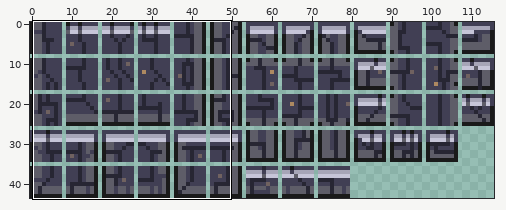
Sprite sheet -- Sources/Modules/Yggdrasil/YggdrasilTown/Tiles/TownSteelBrick.png. Above: a wide view before the commit, with the close-up outlined.
Close-up. The starting point:
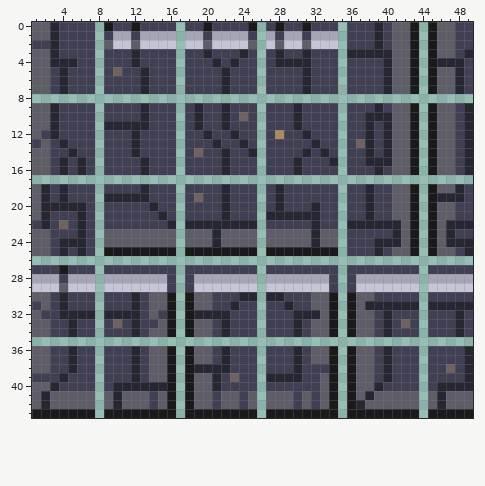
The file is 232x88 pixels, drawn in blocks of 2x2; one block is one cell here. Shown: x 1..49, y 0..43.
Once edited:
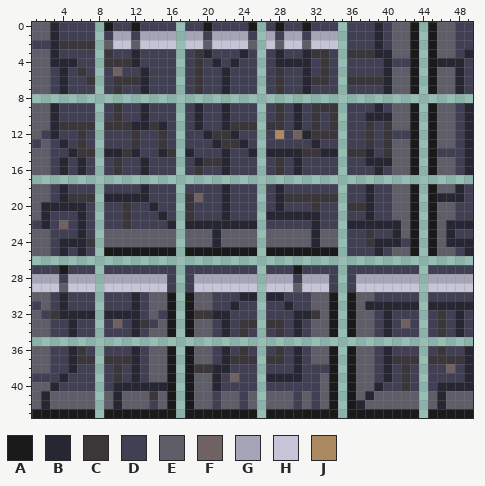
Palette (. is transparent): A #1a1a1a  B #272633  C #3a363a  D #413f54  E #5e5d68  F #706260  G #a6a5b7  H #c6c5d8  J #ad8961
Change:
Changed rows in their new state; - is an unchanged pixel.
first column x 2:
 2 --CCCC-----------------------------------------
 3 -------C---------C------------CC--CCC----------
 4 -------CCC-------C-------------C-------DD------
 5 ----C------------C--------C----C---------------
 6 -----C--CCC------C--------C---CC--CCCC---------
 7 --------C--------C--------C--------------------
 9 --------C-----------------C---CCC--------------
10 --------C-------------D---C---C-C--------------
11 --CCCC-CCC--CB-------CCC-CC---C-C---C-C--------
12 ----C-----C--C-----CC-------F-CCC---C-CDD------
13 ----C-----C--C------CC-------------DC-C--------
14 ----CC-BBC---BC-BD-------BBBBCC-B-CC--C-----DD-
15 --------C--------BCC------C-----D--------------
16 --------C--------C--------C--------------------
18 E----------------------------------------------
19 E--CCC----------C----------CCCCCC--------------
20 ---------C------C-------------C---CC-----------
21 ---------C------C------------------------------
22 ---------C-------------------------------------
23 ------------------------------------C----------
24 -----C------------------------------C---D------
27 ----------------------------A------------------
28 ----------------------------D------------------
29 ----------------------------E------------------
32 -C---------------CC-----------C-------------C--
33 -----------C----------CC-CC-----------------C--
34 ----------------------C---C-----------------C--
36 ----C-----------------C---C-----------------C--
37 ----CC-CCC-----------CCC-CC------------CCC-CCCC
38 --------C--------CC---------------------C------
39 --------C-------------------------------C------
40 ----------------------------------------C------
41 ------------C----------------------------------
Where, in picture pixels (left, top, right, bottom), the same in both close-ups:
changed: (41, 40, 410, 247)
changed: (437, 148, 455, 157)
changed: (194, 265, 320, 373)
changed: (50, 310, 59, 319)
changed: (392, 310, 464, 391)
changed: (77, 319, 158, 400)
